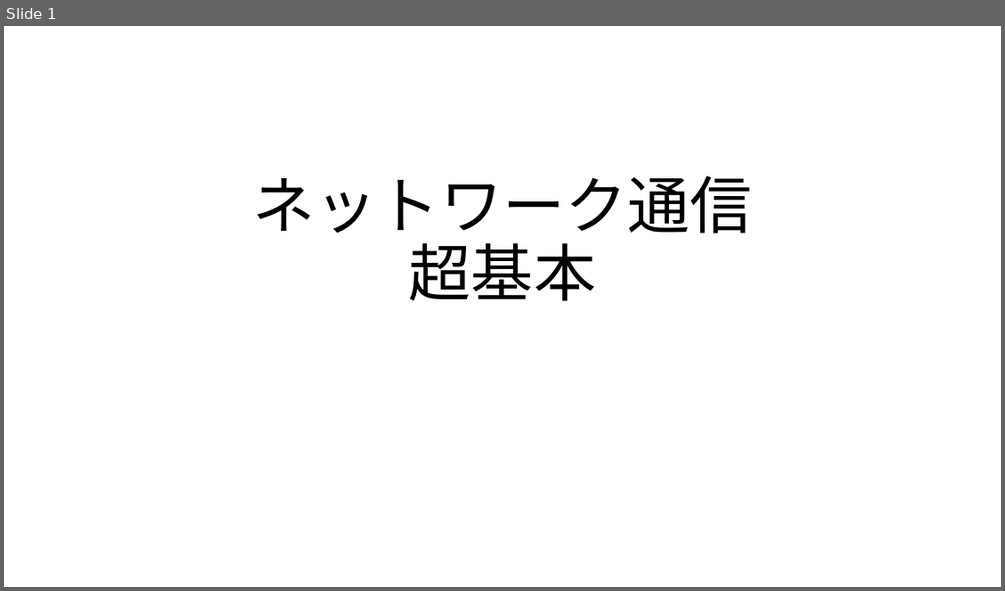
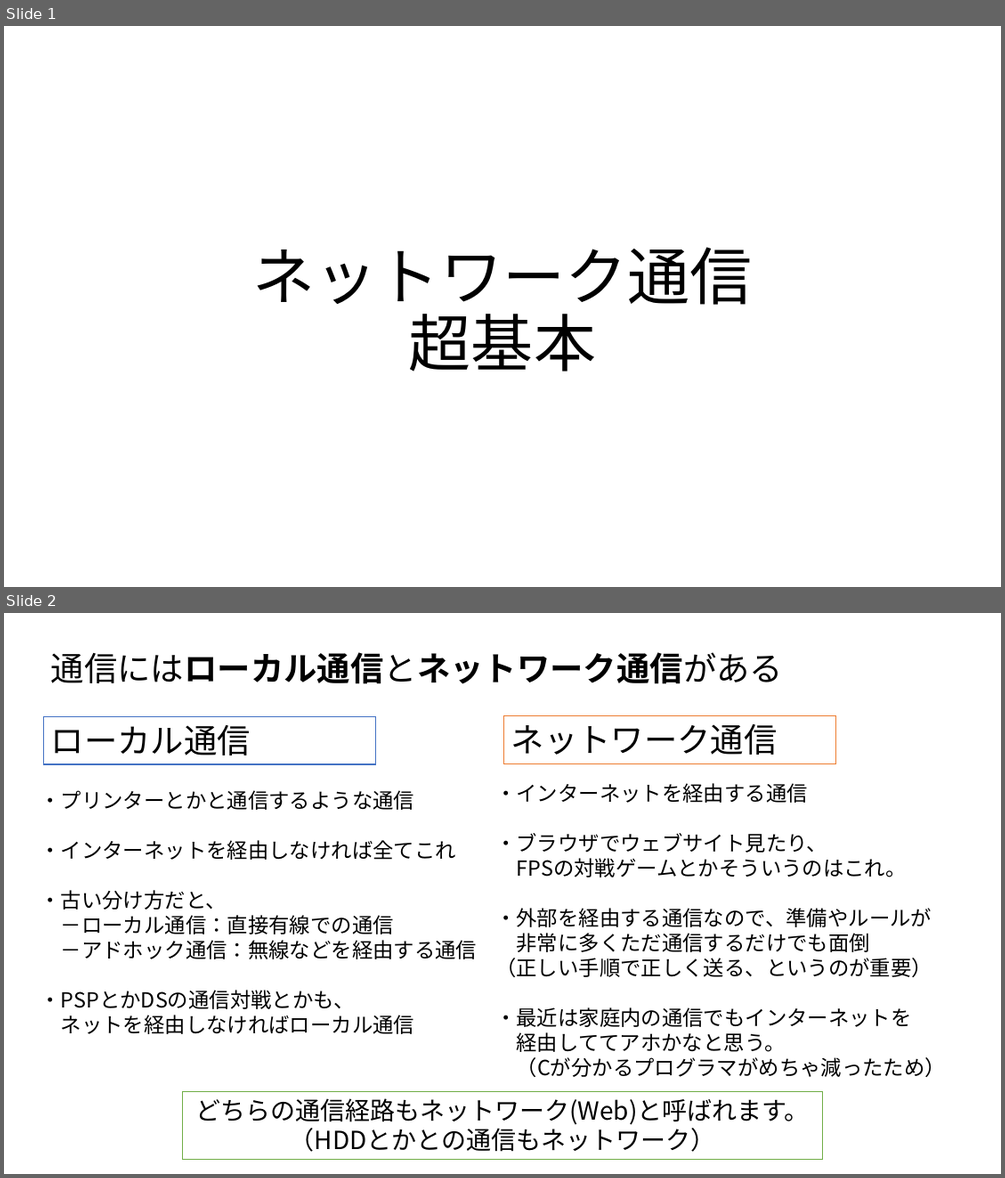
Before and after one commit to MahiroCreative/GameEngineFor2022, a slide deck: 2.SecondSemester/0.ネットワーク通信_超基本.pptx. Shown one above the other, each under a label of ours: slide 1 before the commit, slides 1 and 2 after it. The pictures are 1005x591 and 1005x1178 pixels, drawn with LibreOffice and Linux fonts; fonts in the diff are those of the drawing. Boxes give left, top, right and bottom in pixels: in the first picture for what was removed or moved away, otherwise in the second. Text is boxed around its words. In the diff, an @@ line names an element or a change of style, - is before the commit and + after.

```diff
--- a/2.SecondSemester/0.ネットワーク通信_超基本.pptx
+++ b/2.SecondSemester/0.ネットワーク通信_超基本.pptx
@@ slide 2 added at [4, 613, 1001, 1174], background #FFFFFF @@
@@ title added at [51, 652, 783, 684], 32 pt, text #000000, bold @@
+通信にはローカル通信とネットワーク通信がある
@@ rectangle added at [44, 717, 376, 765], fill #FFFFFF, outline #4472C4 1 pt, 32 pt, text #000000 @@
+ローカル通信
@@ rectangle added at [504, 715, 836, 763], fill #FFFFFF, outline #ED7D31 1 pt, 32 pt, text #000000 @@
+ネットワーク通信
@@ text added at [40, 790, 477, 1034], 20 pt, text #000000 @@
+・プリンターとかと通信するような通信
+・インターネットを経由しなければ全てこれ
+・古い分け方だと、
+－ローカル通信：直接有線での通信
+－アドホック通信：無線などを経由する通信
+・PSPとかDSの通信対戦とかも、
+ネットを経由しなければローカル通信
@@ text added at [495, 783, 946, 1077], 20 pt, text #000000 @@
+・インターネットを経由する通信
+・ブラウザでウェブサイト見たり、
+FPSの対戦ゲームとかそういうのはこれ。
+・外部を経由する通信なので、準備やルールが
+非常に多くただ通信するだけでも面倒
+（正しい手順で正しく送る、というのが重要）
+・最近は家庭内の通信でもインターネットを
+経由しててアホかなと思う。
+（Cが分かるプログラマがめちゃ減ったため）
@@ rectangle added at [183, 1091, 823, 1159], fill #FFFFFF, outline #70AD47 1 pt, 24 pt, text #000000 @@
+どちらの通信経路もネットワーク(Web)と呼ばれます。
+（HDDとかとの通信もネットワーク）
@@ slide 1 changed as well @@
@@ title "ネットワーク通信 超基本": place and size @@
-title "ネットワーク通信 超基本" at [253, 176, 752, 301]
+title "ネットワーク通信 超基本" at [253, 247, 752, 371]
```
Also in this commit, not shown: 8 other slides added.
